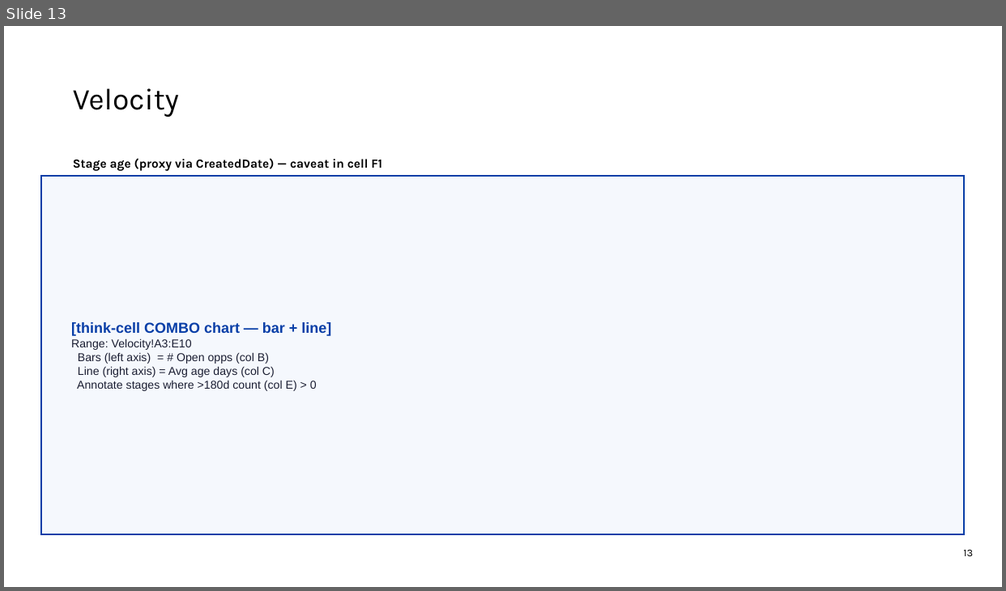
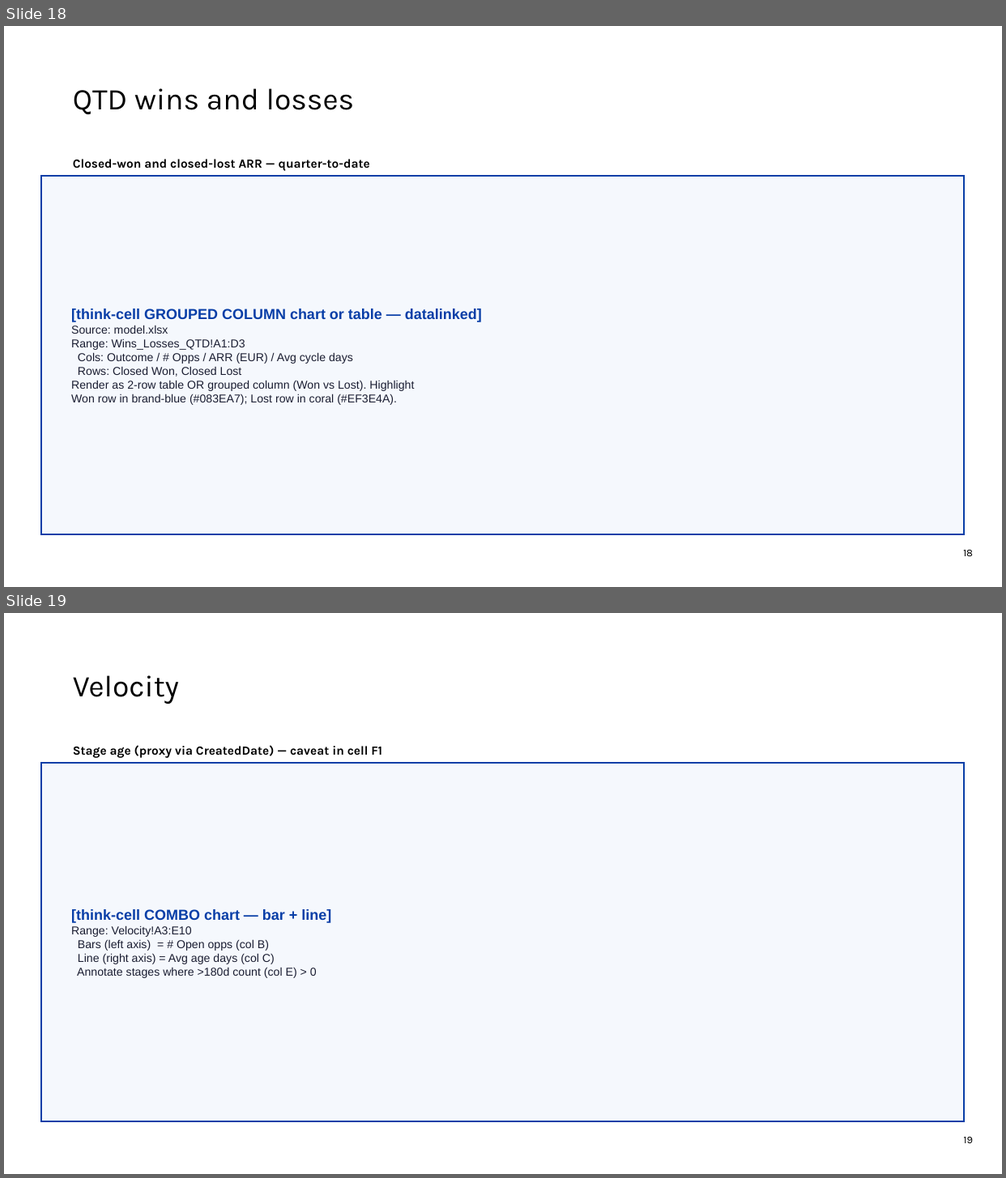
Before and after one commit to Andre-Profitt/sales-ops-copilot, a slide deck: assets/LAND_template.pptx. Shown one above the other, each under a label of ours: slide 13 before the commit, slides 18 and 19 after it. The pictures are 1006x591 and 1006x1178 pixels, drawn with LibreOffice and Linux fonts; fonts in the diff are those of the drawing; background and template pictures are left out. Boxes give left, top, right and bottom in pixels: in the first picture for what was removed or moved away, otherwise in the second. Text is boxed around its words. In the diff, an @@ line names an element or a change of style, - is before the commit and + after.

```diff
--- a/assets/LAND_template.pptx
+++ b/assets/LAND_template.pptx
@@ slide 18 added at [4, 26, 1002, 587], background #FFFFFF; not listed: 1 template element that a slide beside it also shows @@
@@ text added at [73, 88, 354, 115], 29 pt, text #000000 @@
+QTD wins and losses
@@ text added at [73, 159, 370, 171], 12 pt, text #000000, bold @@
+Closed-won and closed-lost ARR — quarter-to-date
@@ rectangle added at [41, 176, 965, 535], fill #F5F8FD, outline #083EA7 1.5 pt, 11 pt, text #1A1D31 @@
+[think-cell GROUPED COLUMN chart or table — datalinked]
+Source: model.xlsx
+Range: Wins_Losses_QTD!A1:D3
+Cols: Outcome / # Opps / ARR (EUR) / Avg cycle days
+Rows: Closed Won, Closed Lost
+Render as 2-row table OR grouped column (Won vs Lost). Highlight
+Won row in brand-blue (#083EA7); Lost row in coral (#EF3E4A).
@@ what was slide 13 is now slide 19 @@
@@ page number at [963, 1137, 973, 1144]: text changed @@
-13
+19
```
Also in this commit, not shown: 11 other slides added, 1 slide removed, 2 other files.
